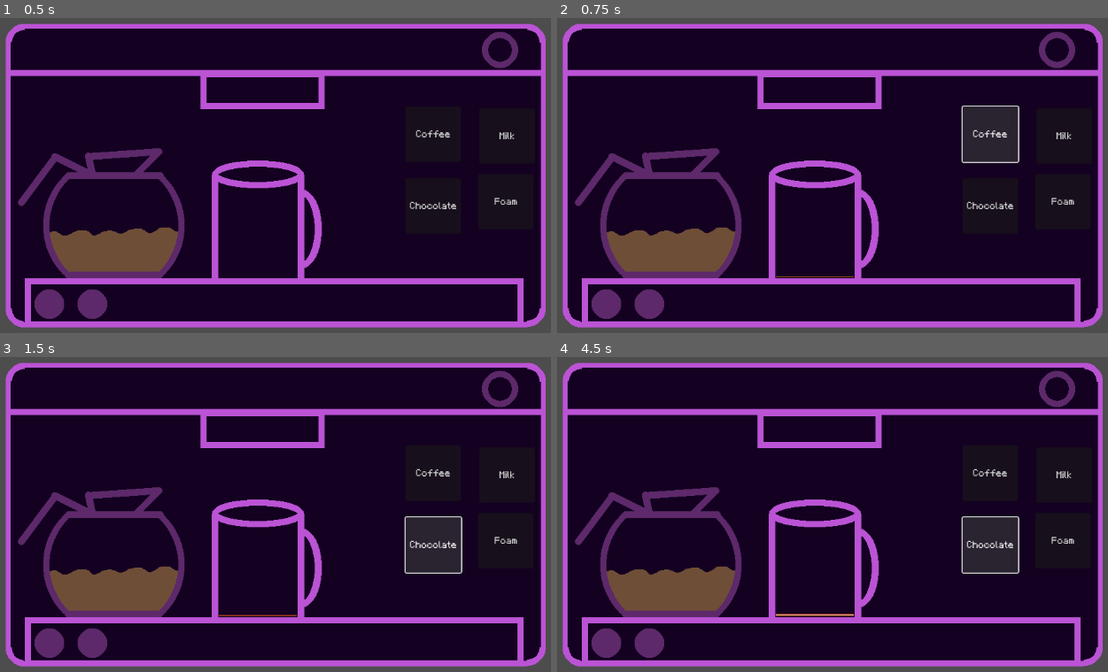
Above: before the commit, frames 1-4 (two rows, left to right).
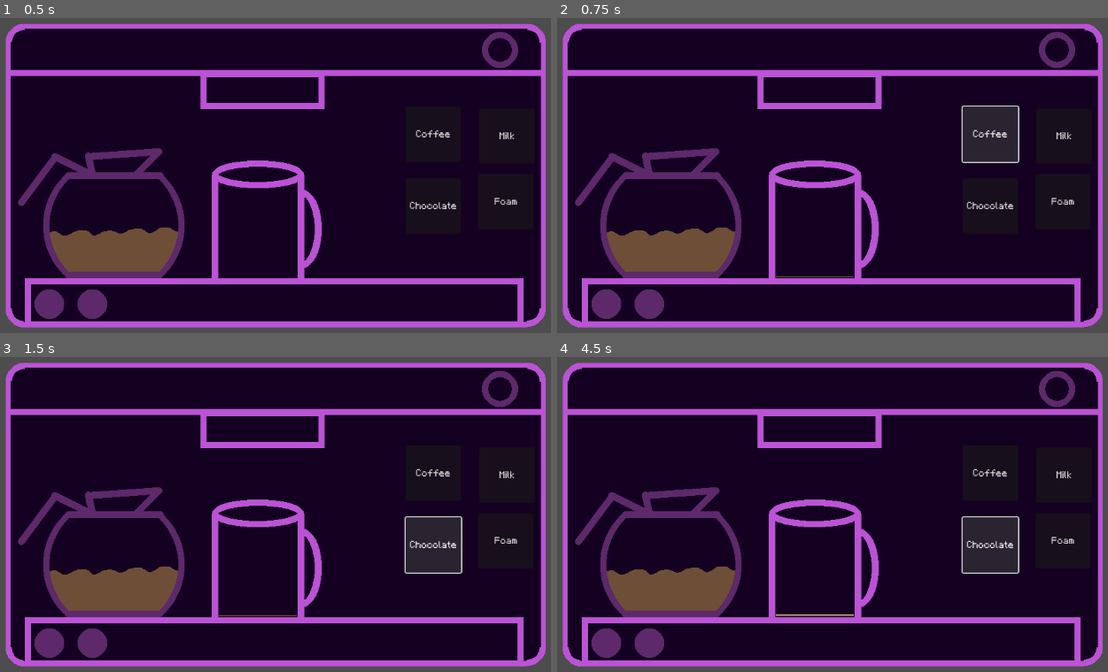
Above: after the commit, the same moments.

Repository: ARLJohnston/GMTK-2025
Game: Godot game, scene res://coffee_maker_minigame.tscn
The game is run twice, just before and just after one commit, with the same random seed, the same clock (stepped at 60 frames per second) and the same inputs. This scene is started directly instead of the project's main scene.
Inputs:
- Up to frame 1 (0.5 s): no input
- Up to frame 2 (0.75 s): click "Coffee" at 0.5 s
- Up to frame 3 (1.5 s): click "Chocolate" at 1.25 s
- Up to frame 4 (4.5 s): click "Foam" at 2 s; click "Milk" at 2.75 s; click "Coffee" at 3.5 s; click "Chocolate" at 4.25 s

Frame 1 is identical in both runs. In frame 2, less than 0.1% of the frame differs, in the area x 39-54%, y 82-83%; in frame 3, less than 0.1%, in the area x 39-54%, y 81-83%; in frame 4, less than 0.1%.

Commit message:
feat(coffee-maker-minigame): fix nozzle, add messages, add restart

Diff:
--- a/coffee_maker_minigame.gd
+++ b/coffee_maker_minigame.gd
@@ -7,8 +7,15 @@
 var is_flowing : bool
 var current_ingredient : CoffeeIngredient.Ingredient
 var first_run : bool = true
+var failed = false
+
+@onready var SHOW_ON_END = [$BackButton, $RestartButton]
+
+const COFFEE_COLOR = Color("#6F4E37")
+const CHOCOLATE_COLOR = Color("#381819")
 
 @onready var current_bar: ProgressBar = $FirstProgressBar
+var progress_bars : Array[ProgressBar]
 
 enum Drink {
 	LATTE,
@@ -46,9 +53,21 @@
 	opaque_fill_style.bg_color = Color(1, 1, 1, 1)
 	opaque_fill_style.set_corner_radius_all(5)
 	$FirstProgressBar.add_theme_stylebox_override("fill", opaque_fill_style)
-
+	$FailedLabel.hide()
+	$MessageBackground.hide()
+	$SuccessLabel.hide()
+
+	hideOnRestart()
 
 func _process(delta: float) -> void:
+
+
+	if (failed):
+		$FailedLabel.show()
+		$MessageBackground.show()
+		showOnEnd()
+		return
+
 
 	if (is_flowing):
 		add_ingredient(delta, current_ingredient)
@@ -60,8 +79,8 @@
 		current_bar.value = layers[-1].percentage
 		match current_ingredient:
 			CoffeeIngredient.Ingredient.COFFEE:
-				current_bar.modulate = Color.SADDLE_BROWN
-				$Nozzle.modulate = Color.SADDLE_BROWN
+				current_bar.modulate = COFFEE_COLOR
+				$Nozzle.modulate = COFFEE_COLOR
 			CoffeeIngredient.Ingredient.MILK:
 				current_bar.modulate = Color.MINT_CREAM
 				$Nozzle.modulate = Color.MINT_CREAM
@@ -69,55 +88,67 @@
 				current_bar.modulate = Color.ANTIQUE_WHITE
 				$Nozzle.modulate = Color.ANTIQUE_WHITE
 			CoffeeIngredient.Ingredient.CHOCOLATE:
-				current_bar.modulate = Color.BROWN
-				$Nozzle.modulate = Color.BROWN
+				current_bar.modulate = CHOCOLATE_COLOR
+				$Nozzle.modulate = CHOCOLATE_COLOR
 
 	const CHECK_THRESHOLD_LOWER = 90
 	const CHECK_THRESHOLD_UPPER = 110
 	var current_fill = sum()
 
 	if current_fill > CHECK_THRESHOLD_UPPER:
-		print("failed")
+		failed = true
 
 	if (current_fill > CHECK_THRESHOLD_LOWER and current_fill < CHECK_THRESHOLD_UPPER):
 		evaluate_drink()
 
 
+func showOnEnd() -> void:
+	for button in SHOW_ON_END:
+		button.show()
+
+func hideOnRestart() -> void:
+	for button in SHOW_ON_END:
+		button.hide()
 
 func evaluate_drink() -> void:
-	var conditions = winning_conditions[Drink.LATTE]
-	var is_drink_complete = true
-
-	print("Evaluating drink for:", Drink.keys()[Drink.LATTE])
-	print("Expected layers:", conditions.size(), " | Actual layers:", layers.size())
-
-	if conditions.size() != layers.size():
-		is_drink_complete = false
-		print("❌ Layer count mismatch!")
-
-	for i in range(min(layers.size(), conditions.size())):
-		var layer = layers[i]
-		var condition = conditions[i]
-
-		var actual_ingredient_str = CoffeeIngredient.Ingredient.keys()[layer.ingredient]
-		var expected_ingredient_str = CoffeeIngredient.Ingredient.keys()[condition.ingredient]
-
-		print("Checking layer", i)
-		print("- Ingredient:", actual_ingredient_str, " | Expected:", expected_ingredient_str)
-		print("- Percentage:", layer.percentage, " | Expected:", condition.lower_bound * 100, "to", condition.upper_bound * 100)
-
-		if layer.ingredient != condition.ingredient:
+	for drink in Drink.values():
+
+		var conditions = winning_conditions[drink]
+		var is_drink_complete = true
+
+		print("Evaluating drink for:", Drink.keys()[drink])
+		print("Expected layers:", conditions.size(), " | Actual layers:", layers.size())
+
+		if conditions.size() != layers.size():
 			is_drink_complete = false
-			print("❌ Ingredient mismatch at layer", i)
-
-		if layer.percentage < condition.lower_bound * 100 or layer.percentage > condition.upper_bound * 100:
-			is_drink_complete = false
-			print("❌ Ratio out of bounds at layer", i)
-
-	if is_drink_complete:
-		print("✅ Matched drink:", Drink.keys()[Drink.LATTE])
-	else:
-		print("❌ Drink did not match.")
+			print("❌ Layer count mismatch!")
+
+		for i in range(min(layers.size(), conditions.size())):
+			var layer = layers[i]
+			var condition = conditions[i]
+
+			var actual_ingredient_str = CoffeeIngredient.Ingredient.keys()[layer.ingredient]
+			var expected_ingredient_str = CoffeeIngredient.Ingredient.keys()[condition.ingredient]
+
+			print("Checking layer", i)
+			print("- Ingredient:", actual_ingredient_str, " | Expected:", expected_ingredient_str)
+			print("- Percentage:", layer.percentage, " | Expected:", condition.lower_bound * 100, "to", condition.upper_bound * 100)
+
+			if layer.ingredient != condition.ingredient:
+				is_drink_complete = false
+				print("❌ Ingredient mismatch at layer", i)
+
+			if layer.percentage < condition.lower_bound * 100 or layer.percentage > condition.upper_bound * 100:
+				is_drink_complete = false
+				print("❌ Ratio out of bounds at layer", i)
+
+		if is_drink_complete:
+			print("✅ Matched drink:", Drink.keys()[drink])
+			$SuccessLabel.show()
+			$MessageBackground.show()
+			showOnEnd()
+		else:
+			print("❌ Drink did not match.")
 
 
 
@@ -159,6 +190,8 @@
 	current_bar.get_parent().add_child(new_bar)
 	current_bar = new_bar
 
+	progress_bars.append(current_bar)
+
 
 func add_first_ingredient(ingredient : CoffeeIngredient.Ingredient):
 	if first_ingredient == null:
@@ -189,24 +222,30 @@
 	add_first_ingredient(CoffeeIngredient.Ingredient.COFFEE)
 	ingredient_changed(CoffeeIngredient.Ingredient.COFFEE)
 	is_flowing = true
+	$Nozzle.show()
 
 
 func _on_chocolate_button_button_down() -> void:
 	add_first_ingredient(CoffeeIngredient.Ingredient.CHOCOLATE)
 	ingredient_changed(CoffeeIngredient.Ingredient.CHOCOLATE)
 	is_flowing = true
+	$Nozzle.show()
 
 
 func _on_foam_button_button_down() -> void:
 	add_first_ingredient(CoffeeIngredient.Ingredient.MILK_FOAM)
 	ingredient_changed(CoffeeIngredient.Ingredient.MILK_FOAM)
 	is_flowing = true
+	$Nozzle.show()
+
 
 
 func _on_milk_button_button_down() -> void:
 	add_first_ingredient(CoffeeIngredient.Ingredient.MILK)
 	ingredient_changed(CoffeeIngredient.Ingredient.MILK)
 	is_flowing = true
+	$Nozzle.show()
+
 
 
 func _on_coffee_button_button_up() -> void:
@@ -227,3 +266,15 @@
 func _on_milk_button_button_up() -> void:
 	is_flowing = false
 	$Nozzle.hide()
+
+
+func _on_restart_button_pressed() -> void:
+	layers = []
+	is_flowing = false
+	first_run = true
+	failed = false
+	self._ready()
+	$FirstProgressBar.value = 0
+	for progress_bar in progress_bars:
+		progress_bar.hide()
+	progress_bars = []
--- a/coffee_maker_minigame.tscn
+++ b/coffee_maker_minigame.tscn
@@ -10,6 +10,8 @@
 [sub_resource type="StyleBoxEmpty" id="StyleBoxEmpty_2642i"]
 
 [sub_resource type="StyleBoxTexture" id="StyleBoxTexture_pc6p3"]
+
+[sub_resource type="StyleBoxTexture" id="StyleBoxTexture_3cpj4"]
 
 [node name="CoffeeMakerMinigame" type="Node2D"]
 script = ExtResource("1_gfu5i")
@@ -76,6 +78,52 @@
 theme_override_fonts/font = ExtResource("3_cvpei")
 text = "Milk"
 
+[node name="MessageBackground" type="ColorRect" parent="."]
+z_index = 100
+offset_left = 141.0
+offset_top = 62.0
+offset_right = 1021.0
+offset_bottom = 575.0
+color = Color(0.733333, 0.32549, 0.835294, 1)
+
+[node name="FailedLabel" type="Label" parent="."]
+z_index = 101
+offset_right = 1157.0
+offset_bottom = 645.0
+theme_override_colors/font_color = Color(0, 1, 0, 1)
+theme_override_fonts/font = ExtResource("3_cvpei")
+theme_override_font_sizes/font_size = 150
+theme_override_styles/normal = SubResource("StyleBoxTexture_3cpj4")
+text = "FAILED ❌ "
+horizontal_alignment = 1
+vertical_alignment = 1
+
+[node name="SuccessLabel" type="Label" parent="."]
+z_index = 101
+offset_right = 1157.0
+offset_bottom = 645.0
+theme_override_colors/font_color = Color(0, 1, 0, 1)
+theme_override_fonts/font = ExtResource("3_cvpei")
+theme_override_font_sizes/font_size = 150
+theme_override_styles/normal = SubResource("StyleBoxTexture_3cpj4")
+text = "SUCCESS ✅"
+horizontal_alignment = 1
+vertical_alignment = 1
+
+[node name="RestartButton" type="Button" parent="."]
+offset_left = 190.0
+offset_top = 586.0
+offset_right = 562.0
+offset_bottom = 632.0
+text = "Restart"
+
+[node name="BackButton" type="Button" parent="."]
+offset_left = 584.0
+offset_top = 586.0
+offset_right = 956.0
+offset_bottom = 632.0
+text = "Back To Kitchen"
+
 [connection signal="button_down" from="CoffeeButton" to="." method="_on_coffee_button_button_down"]
 [connection signal="button_up" from="CoffeeButton" to="." method="_on_coffee_button_button_up"]
 [connection signal="button_down" from="ChocolateButton" to="." method="_on_chocolate_button_button_down"]
@@ -84,3 +132,4 @@
 [connection signal="button_up" from="FoamButton" to="." method="_on_foam_button_button_up"]
 [connection signal="button_down" from="MilkButton" to="." method="_on_milk_button_button_down"]
 [connection signal="button_up" from="MilkButton" to="." method="_on_milk_button_button_up"]
+[connection signal="pressed" from="RestartButton" to="." method="_on_restart_button_pressed"]
Not shown: 1 places in coffee_maker_minigame.tscn that only renumber resources
